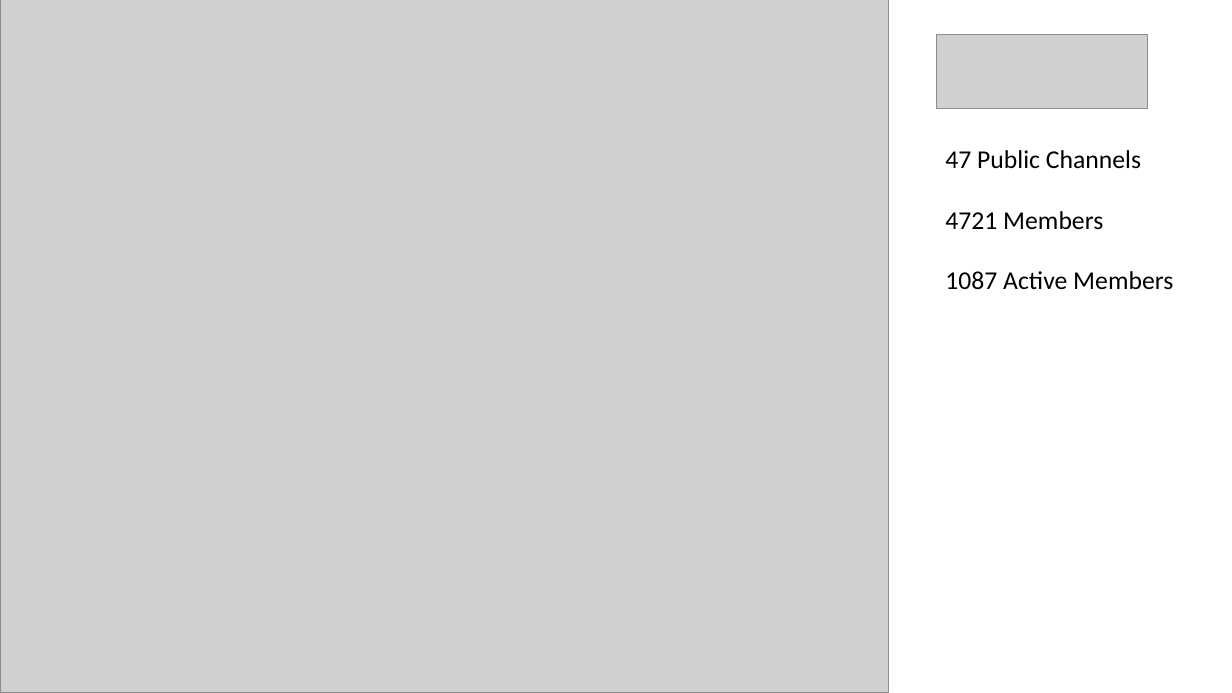
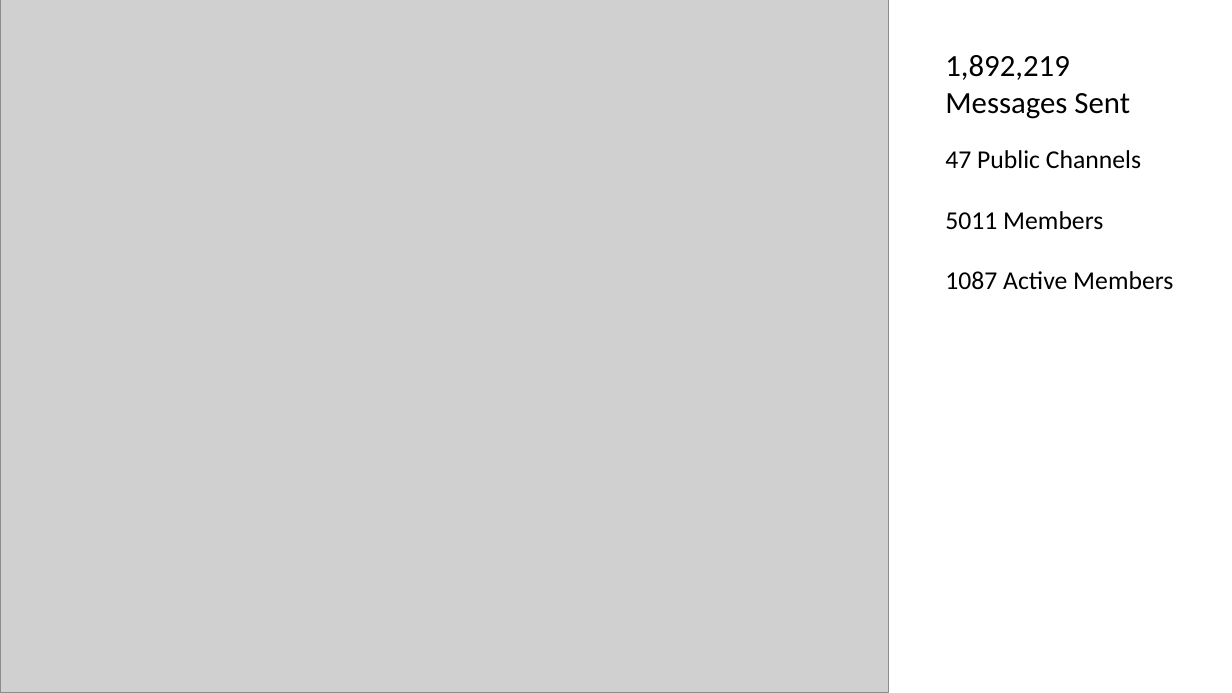
Before and after one commit to akshaysura/sitecorechat, a slide deck: slide 1 of assets/docs/SitecoreChat.pptx. Drawn at 1232x693 pixels with LibreOffice and Linux fonts; fonts in the diff are those of the drawing; grey boxes stand for pictures. Boxes give left, top, right and bottom in pixels: in the first picture for what was removed or moved away, otherwise in the second. Text is boxed around its words. In the diff, an @@ line names an element or a change of style, - is before the commit and + after.

```diff
--- a/assets/docs/SitecoreChat.pptx
+++ b/assets/docs/SitecoreChat.pptx
@@ picture removed at bbox=[936, 35, 1148, 109] @@
@@ text added at bbox=[945, 55, 1130, 119], 24 pt, text #000000 @@
+1,892,219 Messages Sent
@@ text at bbox=[945, 211, 1103, 229]: text changed @@
-4721 Members
+5011 Members
```
Also in this commit, not shown: 3 other files.
